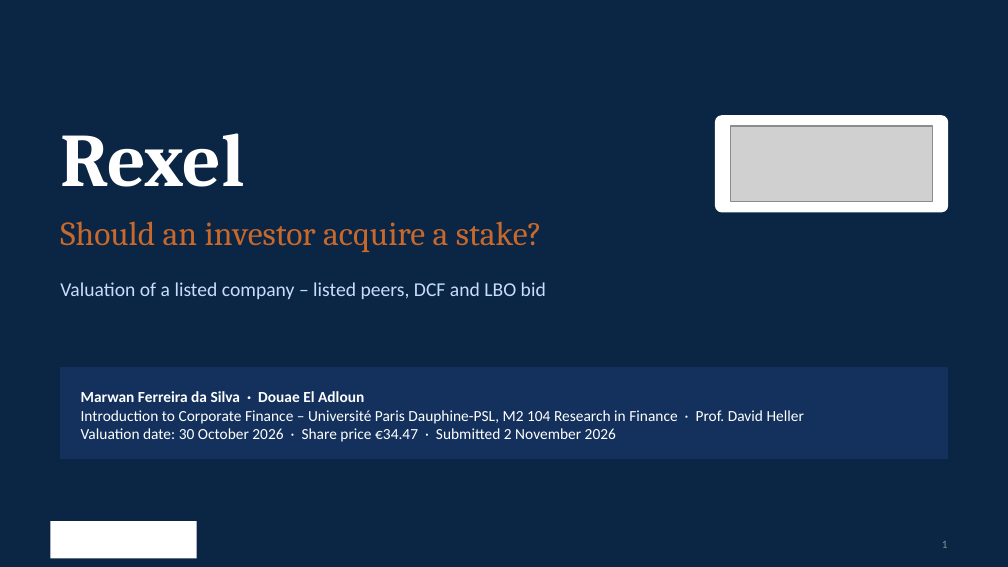
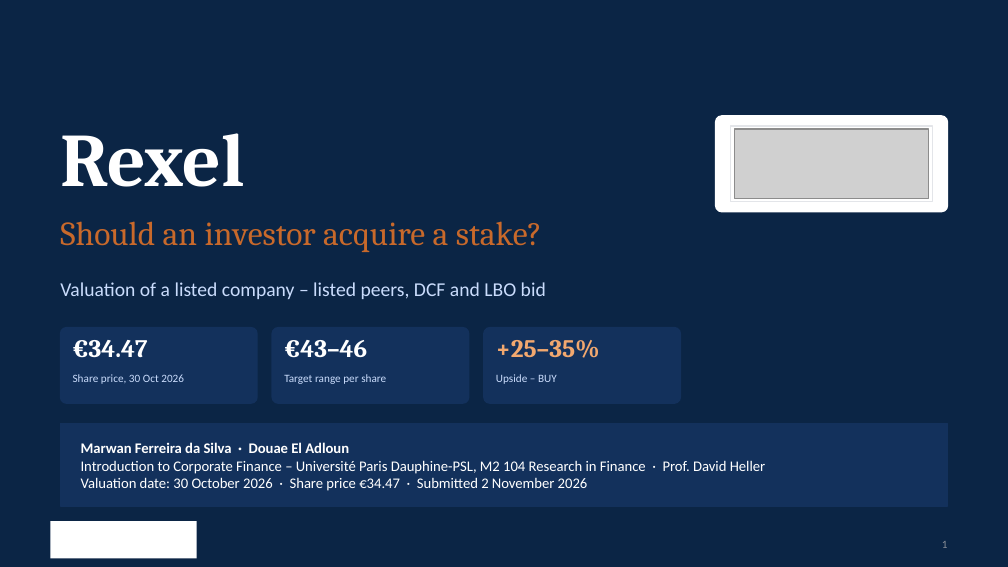
Before and after one commit to marwanferreira/rexel-valuation, a slide deck: slide 1 of Rexel valuation - deck.pptx. Drawn at 1008x567 pixels with LibreOffice and Linux fonts; fonts in the diff are those of the drawing; grey boxes stand for pictures; background and template pictures are left out. Boxes give left, top, right and bottom in pixels: in the first picture for what was removed or moved away, otherwise in the second. Text is boxed around its words. In the diff, an @@ line names an element or a change of style, - is before the commit and + after.

Commit message:
Deck v3: palette-consistent charts, normalised logos, weighted target price, title stat chips

```diff
--- a/Rexel valuation - deck.pptx
+++ b/Rexel valuation - deck.pptx
@@ rectangle added at (731, 126, 932, 202), fill #FFFFFF, outline #E3E5E9 0.75 pt @@
@@ picture: place and size @@
-picture at (731, 126, 932, 202)
+picture at (735, 129, 928, 199)
@@ rounded rectangle added at (60, 328, 257, 403), fill #13315C, outline #13315C 1 pt @@
@@ rounded rectangle added at (272, 328, 469, 403), fill #13315C, outline #13315C 1 pt @@
@@ rounded rectangle added at (484, 328, 680, 403), fill #13315C, outline #13315C 1 pt @@
@@ text added at (73, 340, 148, 358), 18 pt, text #FFFFFF, bold @@
+€34.47
@@ text added at (284, 340, 367, 358), 18 pt, text #FFFFFF, bold @@
+€43–46
@@ text added at (496, 340, 600, 358), 18 pt, text #F2A86F, bold @@
++25–35%
@@ text added at (73, 374, 184, 384), 8 pt, text #CADCFC @@
+Share price, 30 Oct 2026
@@ text added at (284, 374, 386, 384), 8 pt, text #CADCFC @@
+Target range per share
@@ text added at (496, 374, 557, 384), 8 pt, text #CADCFC @@
+Upside – BUY
@@ rectangle: place and size @@
-rectangle at (60, 368, 948, 459)
+rectangle at (60, 423, 948, 506)
@@ text "Marwan Ferreira da Silva · ...": place and size @@
-text "Marwan Ferreira da Silva · ..." at (81, 391, 804, 442)
+text "Marwan Ferreira da Silva · ..." at (81, 442, 765, 491)
@@ text "Marwan Ferreira da Silva · ..." at (81, 442, 765, 491): size 11 to 10.5 pt @@
```
Also in this commit, not shown: 5 other slides changed, 23 other files.
